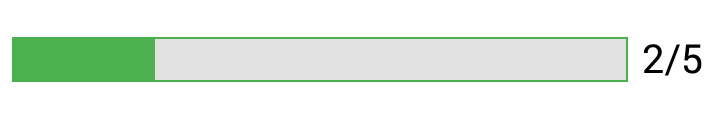
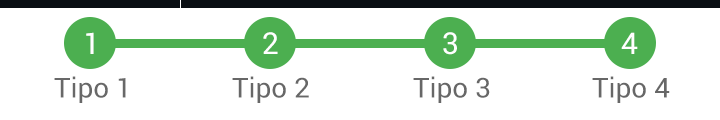
Layers edited between the first and the second 720 × 120 image:
added group "Group 2" with 19 layers above "Group 1" over (0, 0, 720, 103)
added layer "Rectangle 3 copy 3" in group "Group 2" over (541, 0, 720, 8)
added layer "4" (1st of 2, in "Group 2") in group "Group 2" over (621, 32, 638, 54)
added layer "3" (1st of 2, in "Group 2") in group "Group 2" over (443, 32, 457, 55)
added layer "2" (1st of 2, in "Group 2") in group "Group 2" over (263, 32, 278, 54)
added layer "1" (1st of 2, in "Group 2") in group "Group 2" over (86, 32, 94, 54)
added layer "Rectangle 3 copy 2" in group "Group 2" over (361, 0, 541, 8)
added layer "Rectangle 3 copy" in group "Group 2" over (181, 0, 361, 8)
added layer "Rectangle 3" in group "Group 2" over (0, 0, 180, 8)
added layer "Tipo 4" in group "Group 2" over (592, 76, 670, 103)
added layer "Tipo 3" in group "Group 2" over (413, 76, 490, 103)
added layer "Tipo 2" in group "Group 2" over (232, 76, 309, 103)
added layer "Tipo 1" in group "Group 2" over (54, 76, 126, 103)
added layer "1" (2nd of 2, in "Group 2") in group "Group 2" over (64, 17, 116, 69)
added layer "2" (2nd of 2, in "Group 2") in group "Group 2" over (244, 17, 296, 69)
added layer "3" (2nd of 2, in "Group 2") in group "Group 2" over (424, 17, 476, 69)
added layer "4" (2nd of 2, in "Group 2") in group "Group 2" over (604, 17, 656, 69)
added layer "Rectangle 2 copy 2" in group "Group 2" over (451, 39, 630, 48)
added layer "Rectangle 2 copy" in group "Group 2" over (271, 39, 450, 48)
added layer "Rectangle 2" in group "Group 2" over (90, 39, 265, 48)
moved "2/5" into group "Group 1" over (644, 44, 702, 76)
moved "Rectangle 1 copy" into group "Group 1" over (12, 37, 155, 82)
moved "Rectangle 1" into group "Group 1" over (12, 37, 628, 82)
added layer "Layer 1" over (0, 0, 720, 103)
